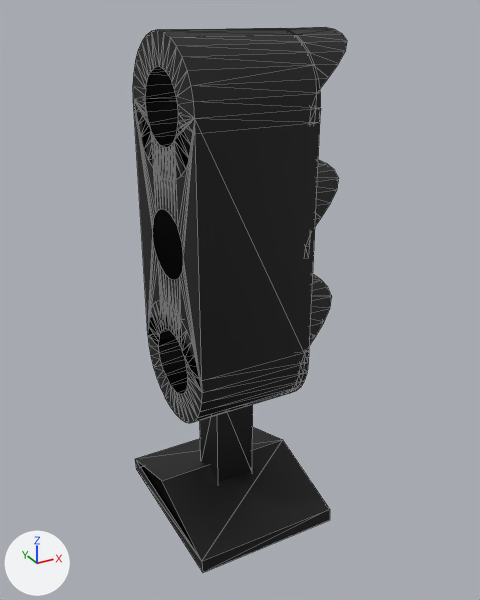
The COLLADA model bfmc_workspace/src/models_pkg/traffic_light/meshes/traffic_light_case.dae, before and after one commit.
Both versions are drawn from a 50 mm camera at (-0.137, -0.264, 0.248) aimed at (0.007, -0.001, 0.117). Arrows for +X, +Y and +Z are at lower left; the lights stay in place. The picture after the commit comes second. Mesh edges are drawn as thin lines. Where no turn or scale is listed for an object, it has been applied to the vertices. Vertices at exactly the same position are counted once.

Names of what the first picture shows: 'body'.
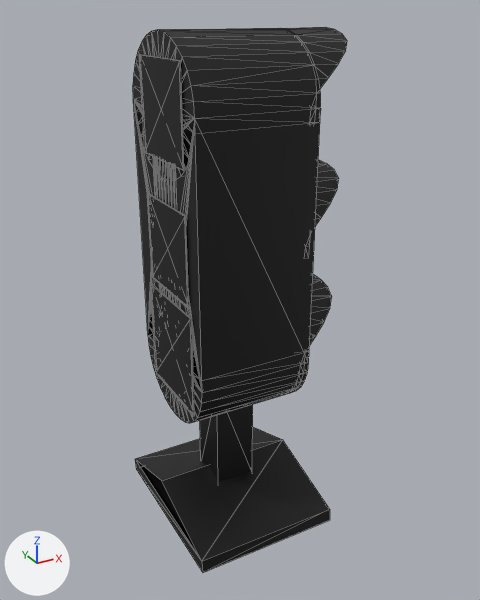
Where the change shows, as pixel boxes (x1, y1, x2, y2) in the pictures (480 x 600 px):
part 1 of me_cylinder_008, added (black)
    after: (147, 193, 189, 308)
part 2 of me_cylinder_008, added (black)
    after: (139, 55, 184, 171)
part 3 of me_cylinder_008, added (black)
    after: (151, 284, 195, 416)

The edits, one by one:
me_cylinder_008 is used by ob_body; location (0.0, 0.0, 0.0).
me_cylinder_008 had 783 vertices, 1365 faces and spanned x -0.038..0.052, y -0.045..0.045, z 0.0..0.24.
me_cylinder_008 now has 807 vertices, 1401 faces and spans x -0.038..0.052, y -0.045..0.045, z 0.0..0.24.
me_cylinder_008 part 1: a new loose piece, a box spanning x -0.02989..-0.02931, y -0.0215..0.01986, z 0.12837..0.16973, in mat_material_004 (black #000000).
me_cylinder_008 part 2: a new loose piece, a box spanning x -0.02989..-0.02931, y -0.0215..0.01986, z 0.18837..0.22973, in mat_material_004 (black #000000).
me_cylinder_008 part 3: a new loose piece, a box spanning x -0.02992..-0.02927, y -0.02367..0.02203, z 0.07406..0.12405, in mat_material_004 (black #000000).
